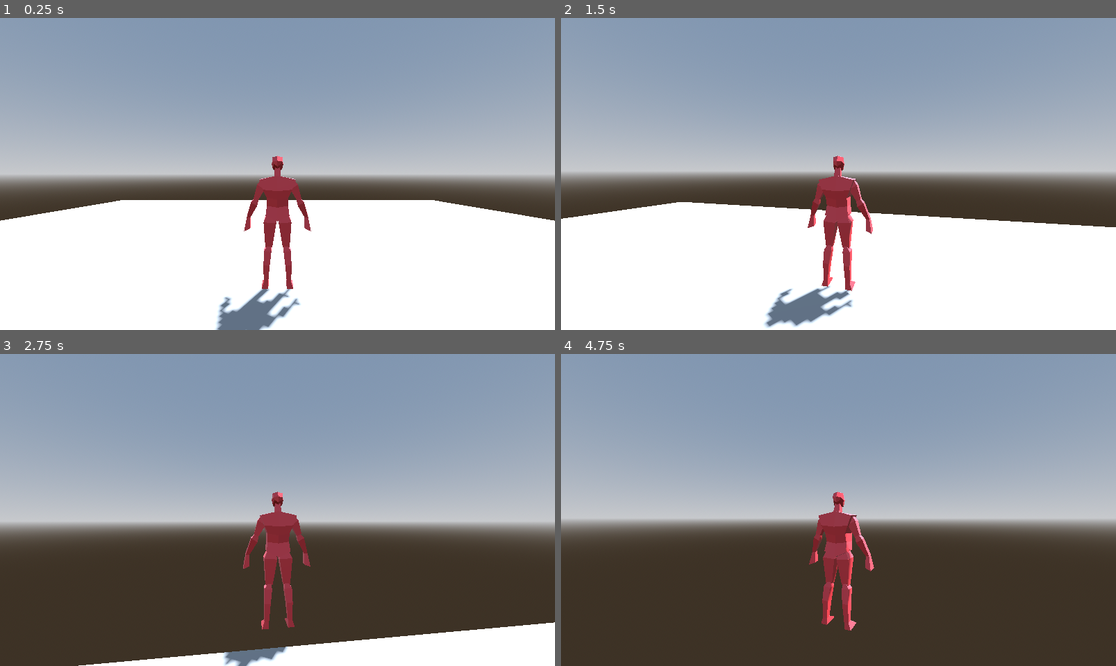
Above: before the commit, frames 1-4 (two rows, left to right).
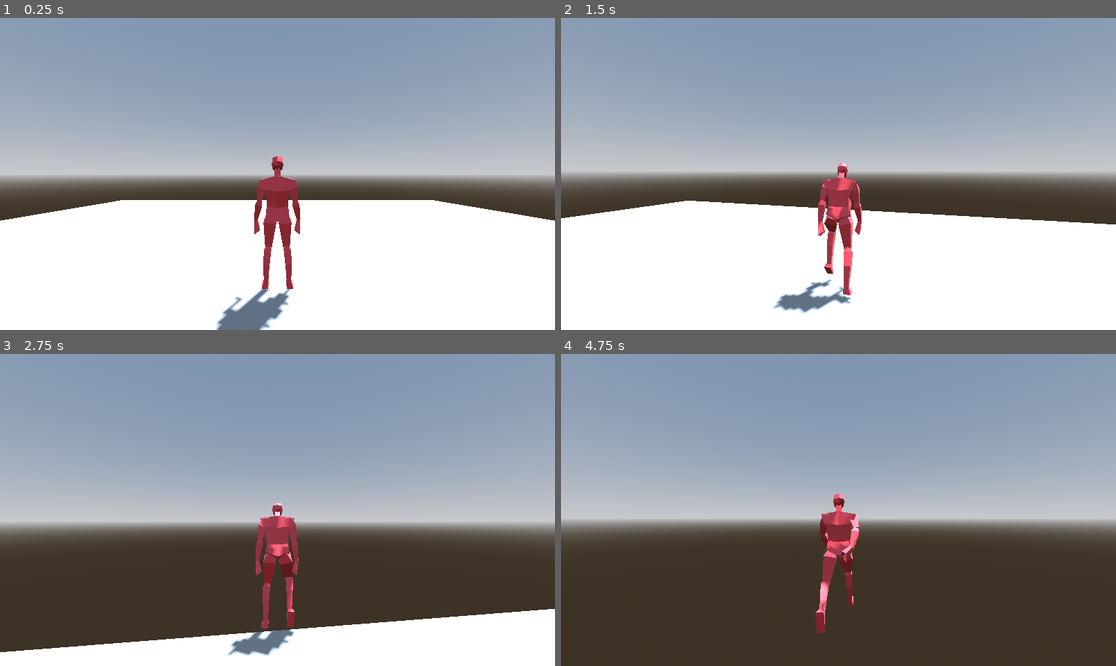
Above: after the commit, the same moments.

Repository: OhijMik/BlenderModelGodot
Game: Godot game, scene res://main_scene.tscn
Same seed, same stepped clock (60 frames per second), same inputs: the game is played once before the commit and once after it.
Inputs (mouse positions are in pixels of both pictures, inside the frame that each line leads up to):
- Up to frame 1 (0.25 s): no input
- Up to frame 2 (1.5 s): tap Enter (ui_accept) at 0.5, 0.77 s; move the mouse to (866, 174) at 0.52 s; hold W (forward) from 0.53 s (still down); move the mouse to (810, 174) at 1.27 s
- Up to frame 3 (2.75 s): keep holding W (forward); tap Enter (ui_accept) at 1.52 s; move the mouse to (288, 503) at 2.02 s
- Up to frame 4 (4.75 s): keep holding W (forward); move the mouse to (832, 516) at 2.77 s; tap Enter (ui_accept) at 3.02, 3.77, 4.52 s; move the mouse to (877, 513) at 3.52 s; move the mouse to (794, 506) at 4.27 s

The runs differ from the first frame. In frame 1, 0.9% of the frame differs, in the area x 39-57%, y 44-99%; in frame 2, 3.0%; in frame 3, 7.1%, in the area x 0-100%, y 44-100%; in frame 4, 1.8%.

Commit message:
Added the animation to the model

Diff:
--- a/model.gd
+++ b/model.gd
@@ -1,10 +1,13 @@
 extends CharacterBody3D
 
+@onready var armature = get_node("Armature")
 @onready var spring_arm_pivot = get_node("SpringArmPivot")
 @onready var spring_arm = get_node("SpringArmPivot/SpringArm3D")
+@onready var anim_tree = get_node("AnimationTree")
 
 const SPEED = 5.0
 const JUMP_VELOCITY = 4.5
+const lerp_val = 0.15
 
 # Get the gravity from the project settings to be synced with RigidBody nodes.
 var gravity = ProjectSettings.get_setting("physics/3d/default_gravity")
@@ -39,10 +42,14 @@
 	var direction = (transform.basis * Vector3(input_dir.x, 0, input_dir.y)).normalized()
 	direction = direction.rotated(Vector3.UP, spring_arm_pivot.rotation.y)
 	if direction:
-		velocity.x = direction.x * SPEED
-		velocity.z = direction.z * SPEED
+		velocity.x = lerp(velocity.x, direction.x * SPEED, lerp_val)
+		velocity.z = lerp(velocity.z, direction.z * SPEED, lerp_val)
+		# rotating the model
+		armature.rotation.y = lerp_angle(armature.rotation.y, atan2(-velocity.x, -velocity.z), lerp_val)
 	else:
-		velocity.x = move_toward(velocity.x, 0, SPEED)
-		velocity.z = move_toward(velocity.z, 0, SPEED)
+		velocity.x = lerp(velocity.x, 0.0, lerp_val)
+		velocity.z = lerp(velocity.z, 0.0, lerp_val)
+
+	anim_tree.set("parameters/BlendSpace1D/blend_position", velocity.length() / SPEED)
 
 	move_and_slide()
--- a/model.tscn
+++ b/model.tscn
@@ -576,6 +576,30 @@
 [sub_resource type="CapsuleShape3D" id="CapsuleShape3D_16gyw"]
 radius = 0.35
 
+[sub_resource type="AnimationNodeAnimation" id="AnimationNodeAnimation_ig2hw"]
+animation = &"idle"
+
+[sub_resource type="AnimationNodeAnimation" id="AnimationNodeAnimation_yo7n3"]
+animation = &"idle"
+
+[sub_resource type="AnimationNodeAnimation" id="AnimationNodeAnimation_h4tq6"]
+animation = &"run"
+
+[sub_resource type="AnimationNodeBlendSpace1D" id="AnimationNodeBlendSpace1D_xn06m"]
+blend_point_0/node = SubResource("AnimationNodeAnimation_ig2hw")
+blend_point_0/pos = 0.0
+blend_point_1/node = SubResource("AnimationNodeAnimation_yo7n3")
+blend_point_1/pos = 0.0
+blend_point_2/node = SubResource("AnimationNodeAnimation_h4tq6")
+blend_point_2/pos = 1.0
+min_space = 0.0
+
+[sub_resource type="AnimationNodeBlendTree" id="AnimationNodeBlendTree_6grkn"]
+graph_offset = Vector2(-304, -33)
+nodes/BlendSpace1D/node = SubResource("AnimationNodeBlendSpace1D_xn06m")
+nodes/BlendSpace1D/position = Vector2(40, 140)
+node_connections = [&"output", 0, &"BlendSpace1D"]
+
 [node name="model" type="CharacterBody3D"]
 script = ExtResource("1_thwvj")
 
@@ -588,7 +612,7 @@
 bones/0/parent = -1
 bones/0/rest = Transform3D(1, 0, 0, 0, 0.998999, 0.0447266, 0, -0.0447266, 0.998999, 0, 0, 0)
 bones/0/enabled = true
-bones/0/position = Vector3(0, 0, 0)
+bones/0/position = Vector3(0, -0.0171905, 2.61652e-11)
 bones/0/rotation = Quaternion(-0.0223689, 0, 0, 0.99975)
 bones/0/scale = Vector3(1, 1, 1)
 bones/1/name = "head"
@@ -603,7 +627,7 @@
 bones/2/rest = Transform3D(-0.903399, 0.428792, 0.00259956, -0.428371, -0.902208, -0.0501899, -0.0191757, -0.0464551, 0.998736, 0.201485, 0.502309, -0.00415772)
 bones/2/enabled = true
 bones/2/position = Vector3(0.201485, 0.502309, -0.00415772)
-bones/2/rotation = Quaternion(-0.00424926, -0.0247748, 0.975236, -0.219732)
+bones/2/rotation = Quaternion(-0.00299621, -0.0250889, 0.987598, -0.15496)
 bones/2/scale = Vector3(1, 1, 1)
 bones/3/name = "lowerarm.l"
 bones/3/parent = 2
@@ -617,28 +641,28 @@
 bones/4/rest = Transform3D(-0.996951, 0.0781542, -0.00117562, -0.0780859, -0.996505, -0.0296715, -0.0034905, -0.0294889, 0.999561, 0.101943, 0.0141639, -0.0217959)
 bones/4/enabled = true
 bones/4/position = Vector3(0.101943, 0.0141639, -0.0217959)
-bones/4/rotation = Quaternion(0.0019055, -0.0147137, 0.999117, -0.0393188)
+bones/4/rotation = Quaternion(-0.000818517, 0.0590568, 0.996885, -0.0522696)
 bones/4/scale = Vector3(1.00003, 1, 1)
 bones/5/name = "lowerleg.l"
 bones/5/parent = 4
 bones/5/rest = Transform3D(0.99983, 0.0183465, 0.00177651, -0.0184302, 0.993605, 0.111395, 0.000278552, -0.111409, 0.993775, -7.66781e-09, 0.445087, 3.49246e-10)
 bones/5/enabled = true
 bones/5/position = Vector3(-7.66781e-09, 0.445087, 3.49246e-10)
-bones/5/rotation = Quaternion(-0.0557902, 0.000375091, -0.0092089, 0.9984)
+bones/5/rotation = Quaternion(-0.196393, 0.000368094, -0.0324175, 0.979989)
 bones/5/scale = Vector3(1, 1, 1)
 bones/6/name = "foot.l"
 bones/6/parent = 5
 bones/6/rest = Transform3D(0.999094, 0.0185303, -0.0383207, -0.0423671, 0.346028, -0.937267, -0.00410776, 0.938041, 0.3465, 1.85021e-08, 0.488115, -1.60071e-08)
 bones/6/enabled = true
 bones/6/position = Vector3(1.85021e-08, 0.488115, -1.60071e-08)
-bones/6/rotation = Quaternion(0.571444, -0.00780868, -0.0201836, 0.820356)
+bones/6/rotation = Quaternion(0.625906, 8.93807e-05, -0.0122948, 0.779801)
 bones/6/scale = Vector3(1.00001, 1, 0.999999)
 bones/7/name = "upperarm.r"
 bones/7/parent = 0
 bones/7/rest = Transform3D(-0.903399, -0.428792, -0.00259956, 0.428371, -0.902208, -0.0501899, 0.0191757, -0.0464551, 0.998736, -0.201485, 0.502309, -0.00415772)
 bones/7/enabled = true
 bones/7/position = Vector3(-0.201485, 0.502309, -0.00415772)
-bones/7/rotation = Quaternion(0.00424926, -0.0247748, 0.975236, 0.219732)
+bones/7/rotation = Quaternion(0.00277044, -0.0251336, 0.989358, 0.143289)
 bones/7/scale = Vector3(1, 1, 1)
 bones/8/name = "lowerarm.r"
 bones/8/parent = 7
@@ -652,21 +676,21 @@
 bones/9/rest = Transform3D(-0.996951, -0.0781542, 0.00117562, 0.0780859, -0.996505, -0.0296715, 0.0034905, -0.0294889, 0.999561, -0.101943, 0.0141639, -0.0217959)
 bones/9/enabled = true
 bones/9/position = Vector3(-0.101943, 0.0141639, -0.0217959)
-bones/9/rotation = Quaternion(-0.00190548, -0.0147137, 0.999117, 0.0393188)
+bones/9/rotation = Quaternion(0.000818532, 0.0590568, 0.996885, 0.0522696)
 bones/9/scale = Vector3(1.00003, 1, 1)
 bones/10/name = "lowerleg.r"
 bones/10/parent = 9
 bones/10/rest = Transform3D(0.99983, -0.0183465, -0.00177651, 0.0184302, 0.993605, 0.111395, -0.000278552, -0.111409, 0.993775, 7.66781e-09, 0.445087, 3.49246e-10)
 bones/10/enabled = true
 bones/10/position = Vector3(7.66781e-09, 0.445087, 3.49246e-10)
-bones/10/rotation = Quaternion(-0.0557902, -0.000375091, 0.0092089, 0.9984)
+bones/10/rotation = Quaternion(-0.196393, -0.000368094, 0.0324175, 0.979989)
 bones/10/scale = Vector3(1, 1, 1)
 bones/11/name = "foot.r"
 bones/11/parent = 10
 bones/11/rest = Transform3D(0.999094, -0.0185303, 0.0383207, 0.0423671, 0.346028, -0.937267, 0.00410776, 0.938041, 0.3465, -1.85021e-08, 0.488115, -1.60071e-08)
 bones/11/enabled = true
 bones/11/position = Vector3(-1.85021e-08, 0.488115, -1.60071e-08)
-bones/11/rotation = Quaternion(0.571444, 0.0078087, 0.0201836, 0.820356)
+bones/11/rotation = Quaternion(0.625906, -8.93668e-05, 0.0122948, 0.779801)
 bones/11/scale = Vector3(1.00001, 1, 0.999999)
 bones/12/name = "neutral_bone"
 bones/12/parent = -1
@@ -696,3 +720,12 @@
 spring_length = 3.0
 
 [node name="Camera3D" type="Camera3D" parent="SpringArmPivot/SpringArm3D"]
+
+[node name="AnimationTree" type="AnimationTree" parent="."]
+libraries = {
+"": SubResource("AnimationLibrary_a0tfu")
+}
+tree_root = SubResource("AnimationNodeBlendTree_6grkn")
+advance_expression_base_node = NodePath("../AnimationPlayer")
+anim_player = NodePath("../AnimationPlayer")
+parameters/BlendSpace1D/blend_position = 0
Not shown: 1 places in model.tscn that only renumber resources
